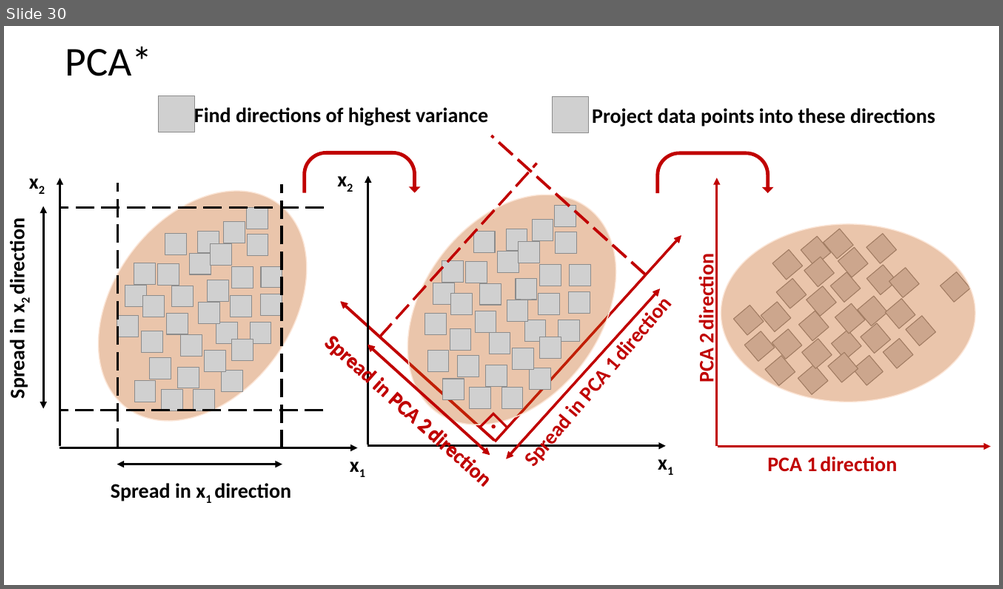
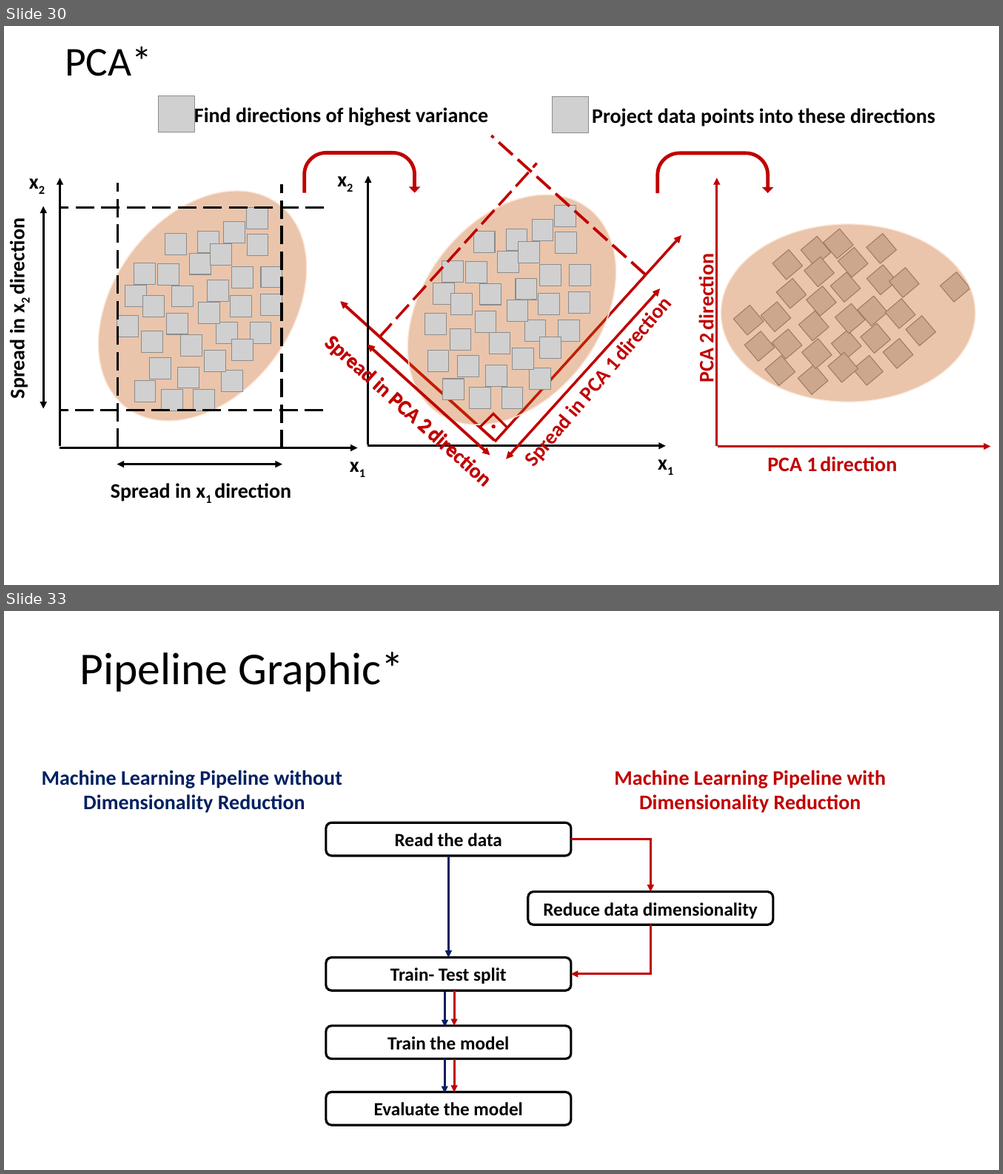
Before and after one commit to fsb-edu/ML4Food, a slide deck: images/Graphics of ML4Food.pptx. Shown one above the other, each under a label of ours: slide 30 before the commit, slides 30 and 33 after it; the slides between them are not shown. The pictures are 1003x589 and 1003x1174 pixels, drawn with LibreOffice and Linux fonts; fonts in the diff are those of the drawing; grey boxes stand for pictures. Boxes give left, top, right and bottom in pixels: in the first picture for what was removed or moved away, otherwise in the second. Text is boxed around its words. In the diff, an @@ line names an element or a change of style, - is before the commit and + after.

```diff
--- a/images/Graphics of ML4Food.pptx
+++ b/images/Graphics of ML4Food.pptx
@@ slide 33 added at (x1=4, y1=611, x2=999, y2=1170), background #FFFFFF @@
@@ title added at (x1=79, y1=652, x2=404, y2=692), 44 pt, text #000000 @@
+Pipeline Graphic*
@@ group added at (x1=42, y1=770, x2=886, y2=1125): 5 rounded rectangles, 5 arrows, 2 texts, 2 elbow arrows @@
+Machine Learning Pipeline without
+Dimensionality Reduction
+Machine Learning Pipeline with
+Dimensionality Reduction
+Read the data
+Train- Test split
+Train the model
+Evaluate the model
+Reduce data dimensionality
```
Also in this commit, not shown: 2 other slides added, 21 other files.
